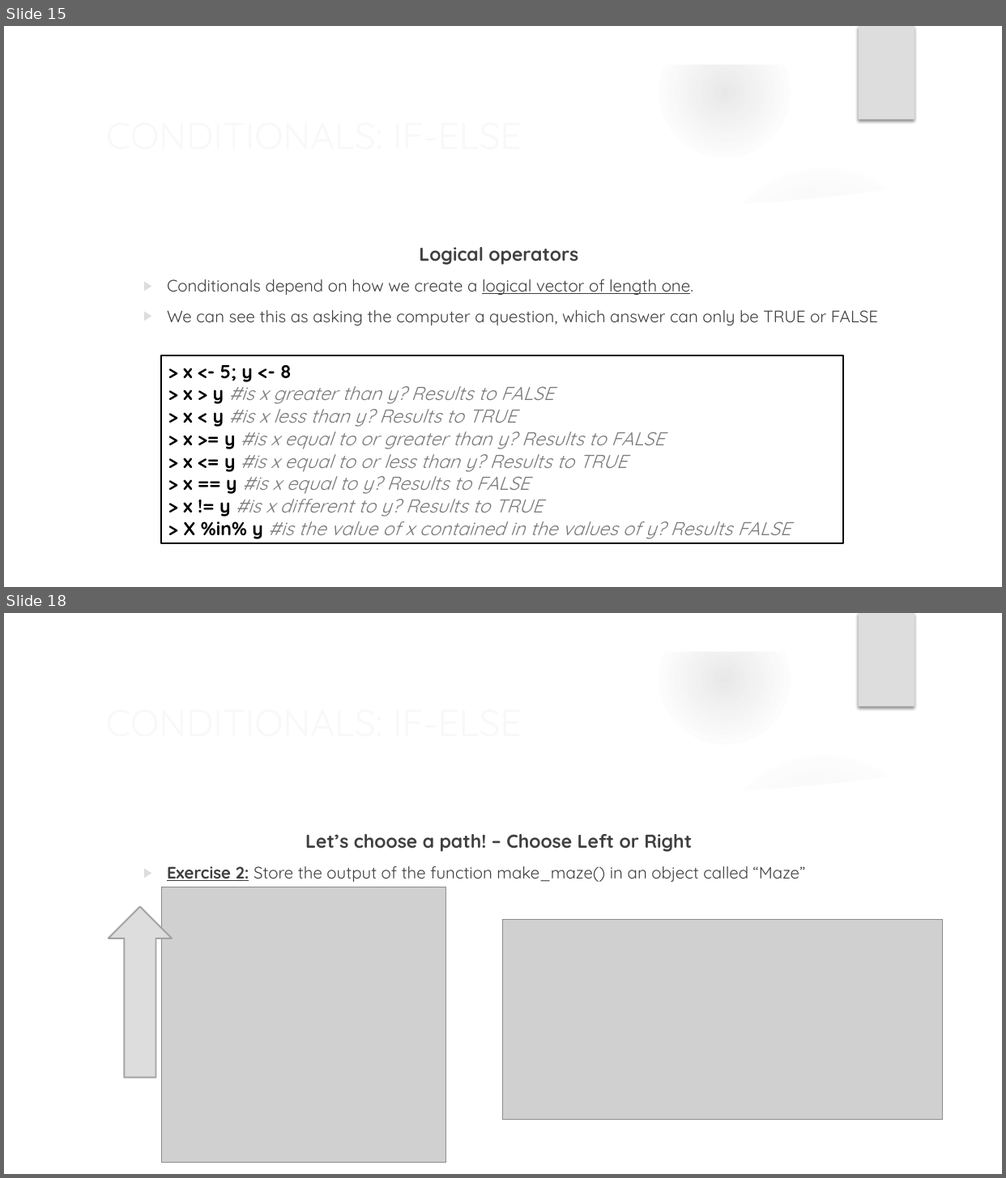
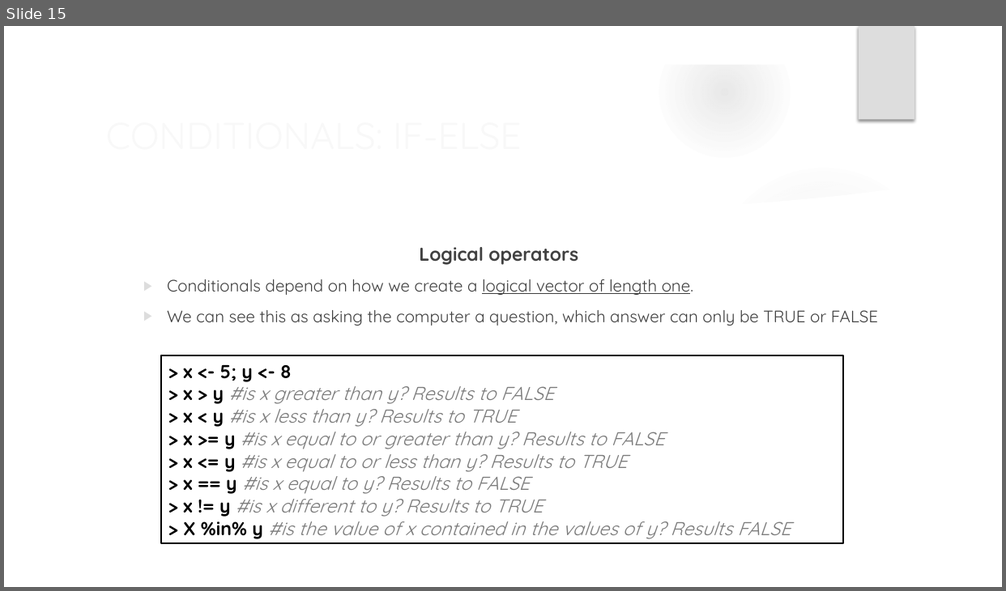
Before and after one commit to ComputerScienceinModernBiology/2021_Loops_and_Functions, a slide deck: LOOPS AND FUNCTIONS IN R.pptx. Shown one above the other, each under a label of ours: slides 15 and 18 before the commit, slide 15 after it; the slides between them are not shown. The pictures are 1006x1178 and 1006x591 pixels, drawn with LibreOffice and Linux fonts; fonts in the diff are those of the drawing; grey boxes stand for pictures; background and template pictures are left out. Boxes give left, top, right and bottom in pixels: in the first picture for what was removed or moved away, otherwise in the second. Text is boxed around its words. In the diff, an @@ line names an element or a change of style, - is before the commit and + after.

```diff
--- a/LOOPS AND FUNCTIONS IN R.pptx
+++ b/LOOPS AND FUNCTIONS IN R.pptx
@@ slide 18 removed at [4, 613, 1002, 1174], background picture (left out); not listed: 9 template elements that a slide beside it also shows @@
@@ title removed at [98, 692, 816, 750] @@
-CONDITIONALS: IF-ELSE
@@ text removed at [167, 834, 806, 882] @@
-Let’s choose a path! – Choose Left or Right
-  ▶ Exercise 2: Store the output of the function make_maze() in an object called “Maze”
@@ picture removed at [162, 887, 446, 1163] @@
@@ down arrow removed at [108, 907, 172, 1078] @@
@@ picture removed at [503, 919, 943, 1120] @@
```
Also in this commit, not shown: 3 slides changed, 1 slide added, 15 other slides removed, 13 other files.
